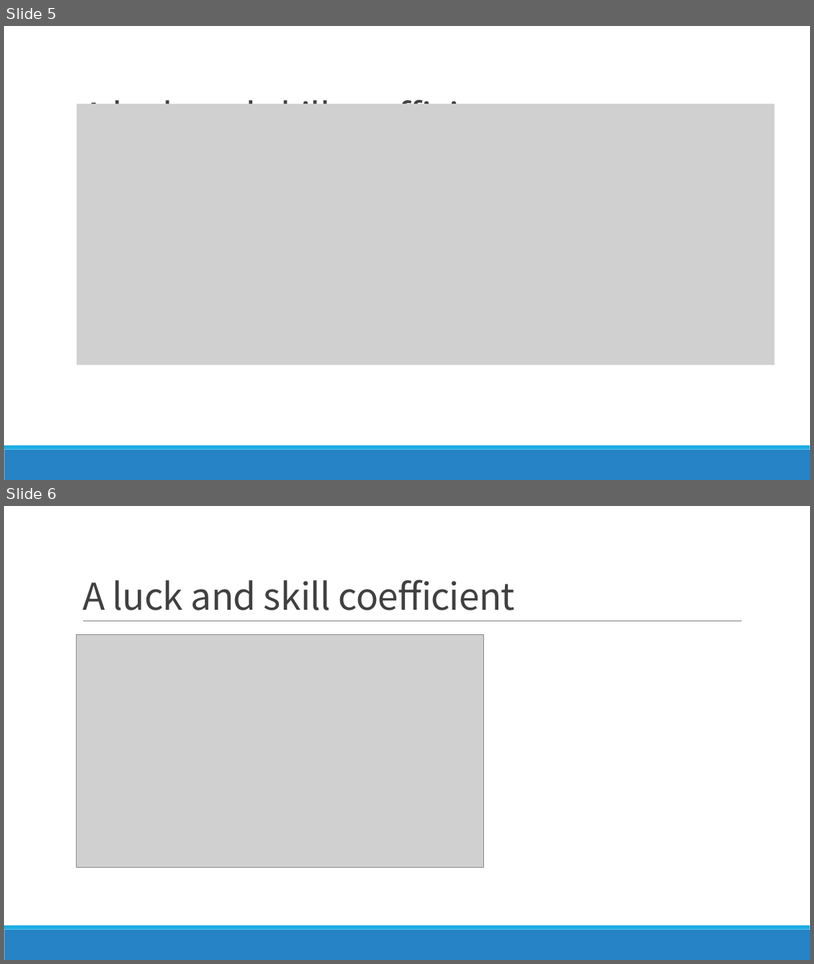
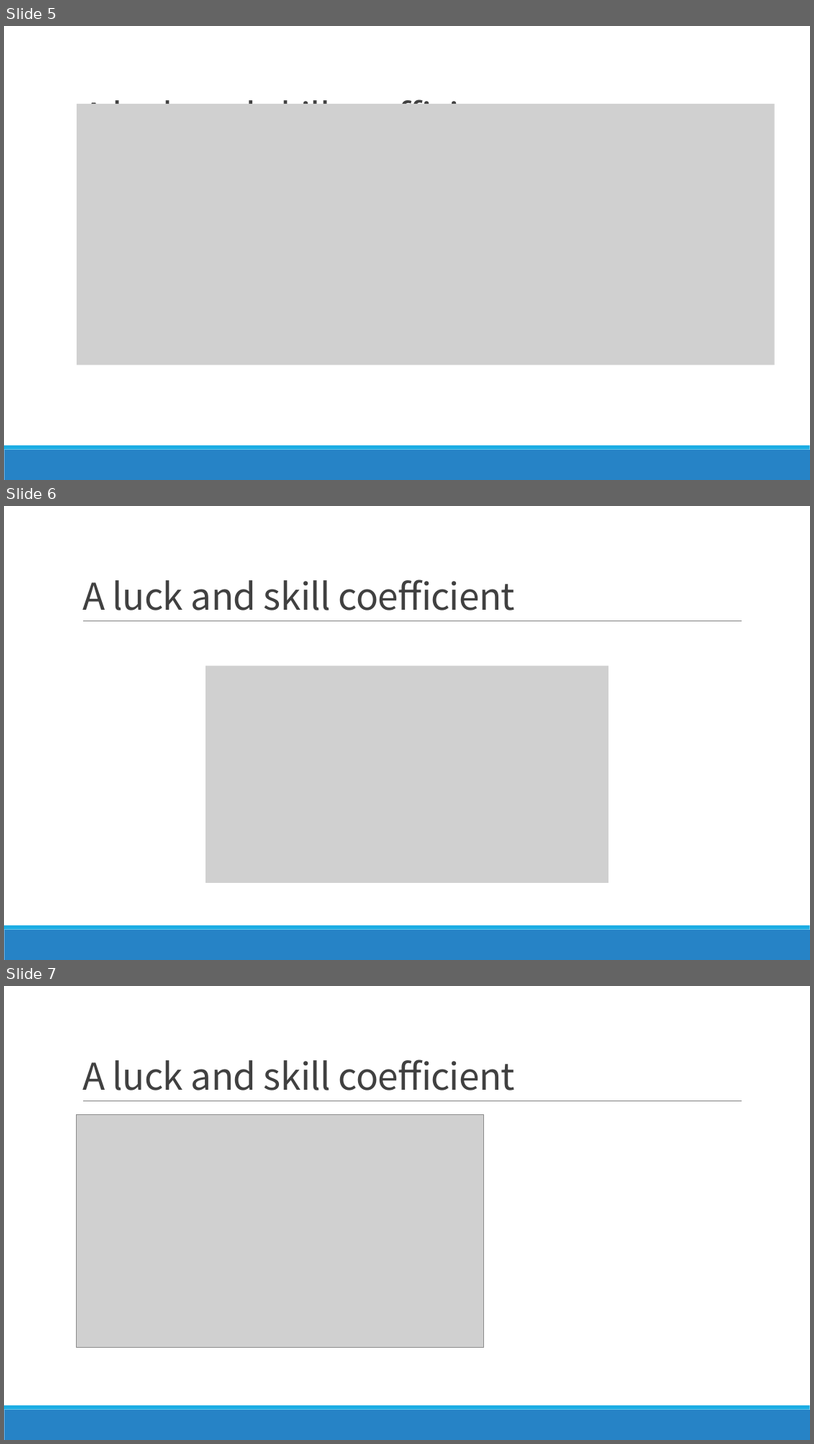
Before and after one commit to FindNorthStar/DataMining, a slide deck: homework_1/Luck is Hard to Beat The Difficulty of Sports Prediction.pptx. Shown one above the other, each under a label of ours: slides 5 and 6 before the commit, slides 5, 6 and 7 after it. The pictures are 814x964 and 814x1444 pixels, drawn with LibreOffice and Linux fonts; fonts in the diff are those of the drawing; grey boxes stand for pictures. Boxes give left, top, right and bottom in pixels: in the first picture for what was removed or moved away, otherwise in the second. Text is boxed around its words. In the diff, an @@ line names an element or a change of style, - is before the commit and + after.

```diff
--- a/homework_1/Luck is Hard to Beat The Difficulty of Sports Prediction.pptx
+++ b/homework_1/Luck is Hard to Beat The Difficulty of Sports Prediction.pptx
@@ slide 6 added at [4,506,810,960], background #FFFFFF; not listed: 3 template elements that a slide beside it also shows @@
@@ title added at [82,579,516,610], 44 pt, text #404040 @@
+A luck and skill coefficient
@@ picture added at [206,666,609,883] @@
@@ what was slide 6 is now slide 7 @@
```
Also in this commit, not shown: 3 other files.
